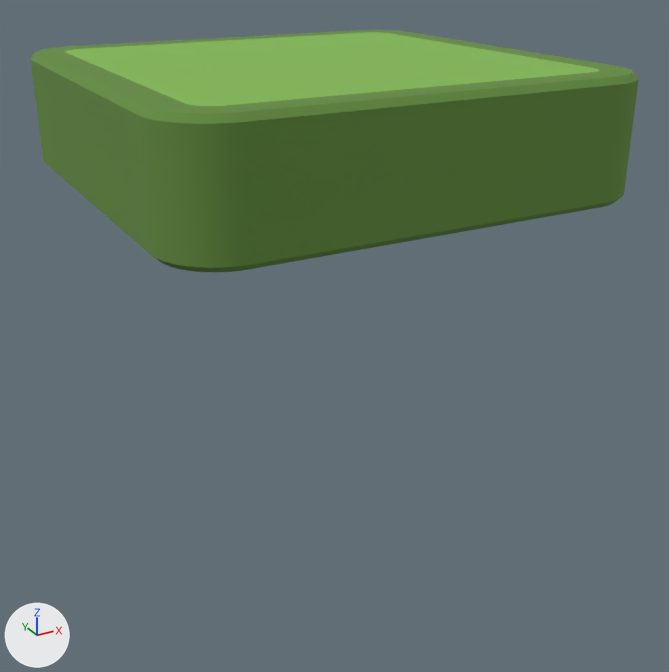
The glTF model frontend/public/models/grass_tile.glb, before and after one commit.
Camera for both pictures: a 50 mm camera at (-14.9, -28.6, 4.0) aimed at (0.2, -1.0, -9.8). Every picture has the same lights, and +X, +Y and +Z are marked at lower left. Vertices at the same position are counted once.

Objects in the first picture: 'grass_tile'.
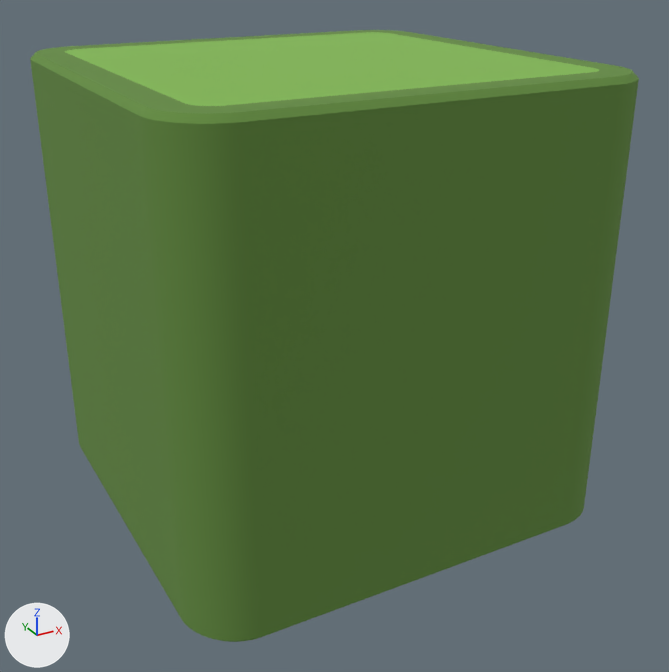
The newer file is also rescaled (x0.0619) as a whole; pictures and numbers use the older file's frame.

Boxes (x1, y1, x2, y2) around the edits, measured in the pictures (669 x 672 px; the box of a moved part takes in the faces that stretch with it):
'grass_tile', reshaped (152% taller): before (30, 30, 639, 272); after (30, 30, 639, 642)
part 1 of me_cube_004, moved or reshaped: before (43, 159, 624, 272); after (43, 159, 624, 642)

What changed in the scene script:
```text
Change me_cube_004:
    where me_cube_004.from_pydata(...)  # 660 vertices, 1316 faces; spans x -8.0..8.0, y -8.0..8.0, z -4.0..0.0
    used by ob_grass_tile; location = (0.0, 0.0, 0.0)
    me_cube_004 part 1: all 264 vertices in x -8.0..8.0, y -8.0..8.0, z -4.0..-3.8 are moved by (0.0, 0.0, -12.0)
```
